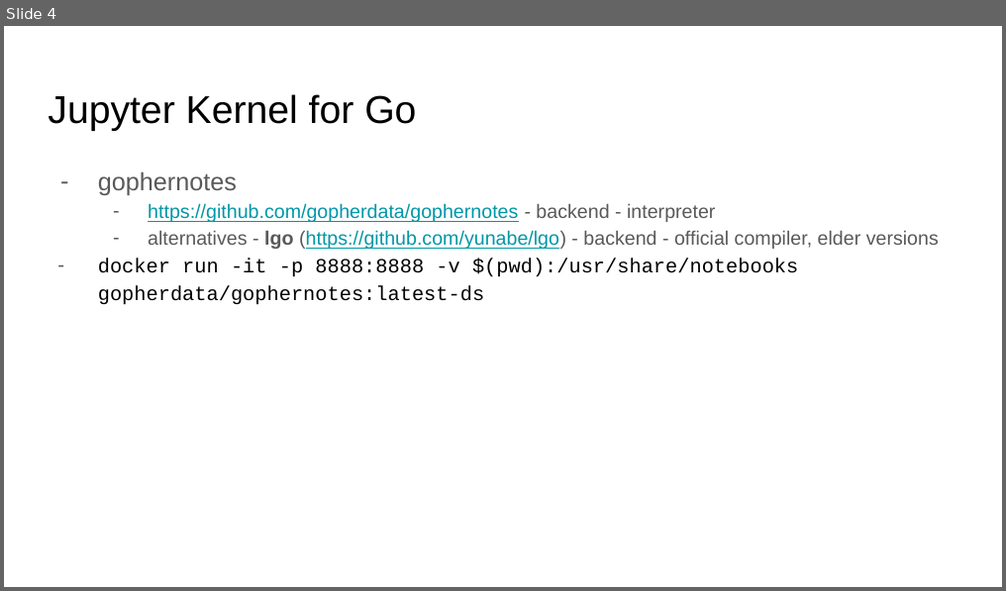
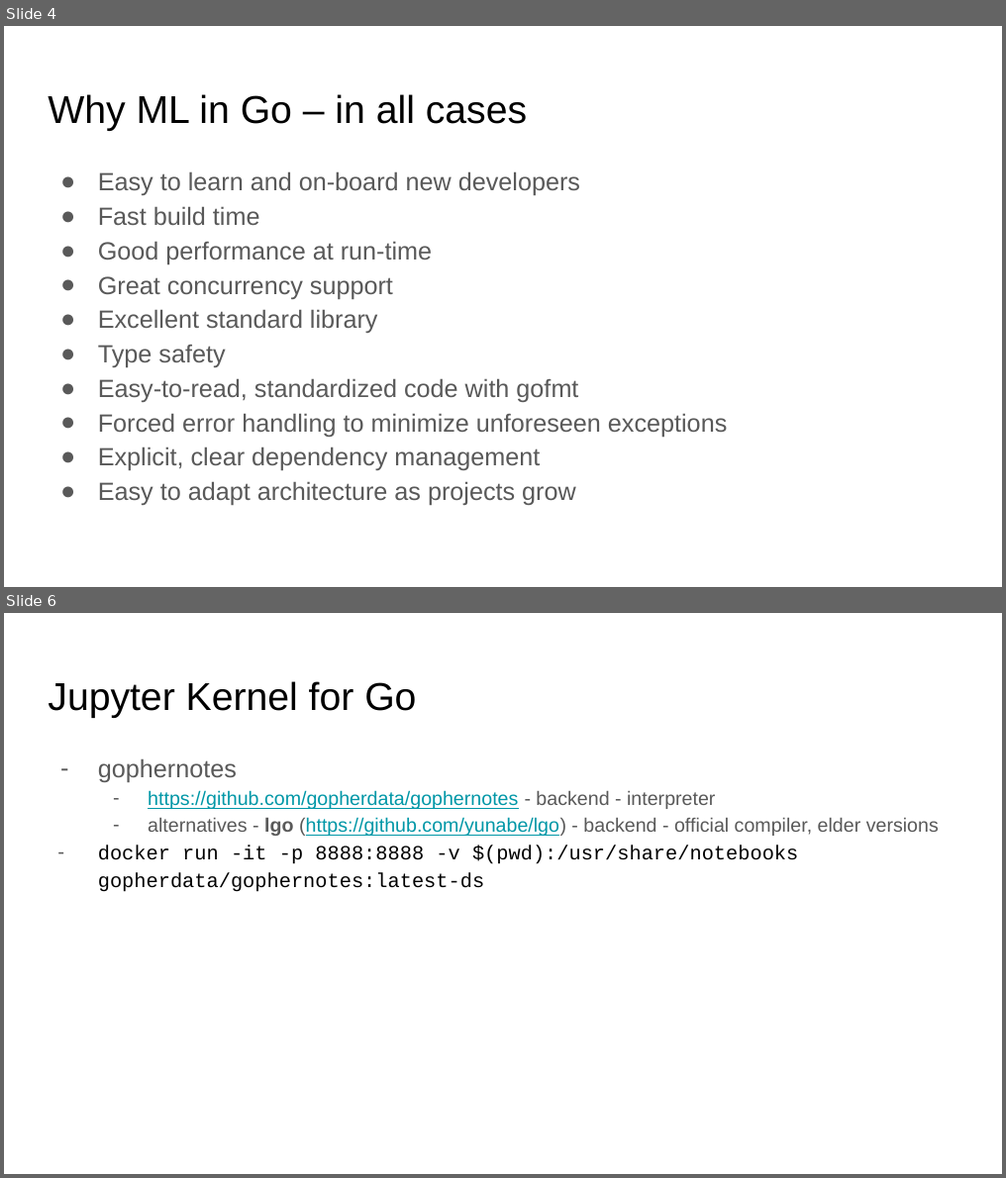
Before and after one commit to ephraimberkovitch/golang_ml, a slide deck: Go ML Meetup.pptx. Shown one above the other, each under a label of ours: slide 4 before the commit, slides 4 and 6 after it; the slides between them are not shown. The pictures are 1006x591 and 1006x1178 pixels, drawn with LibreOffice and Linux fonts; fonts in the diff are those of the drawing. Boxes give left, top, right and bottom in pixels: in the first picture for what was removed or moved away, otherwise in the second. Text is boxed around its words. In the diff, an @@ line names an element or a change of style, - is before the commit and + after.

```diff
--- a/Go ML Meetup.pptx
+++ b/Go ML Meetup.pptx
@@ slide 4 added at bbox=[4, 26, 1002, 587], background #FFFFFF @@
@@ title added at bbox=[48, 94, 527, 131], 28 pt, text #000000 @@
+Why ML in Go – in all cases
@@ text added at bbox=[98, 172, 727, 505], 18 pt, text #595959 @@
+● Easy to learn and on-board new developers
+● Fast build time
+● Good performance at run-time
+● Great concurrency support
+● Excellent standard library
+● Type safety
+● Easy-to-read, standardized code with gofmt
+● Forced error handling to minimize unforeseen exceptions
+● Explicit, clear dependency management
+● Easy to adapt architecture as projects grow
@@ what was slide 4 is now slide 6 @@
```
Also in this commit, not shown: 2 slides changed, 11 other slides added.
